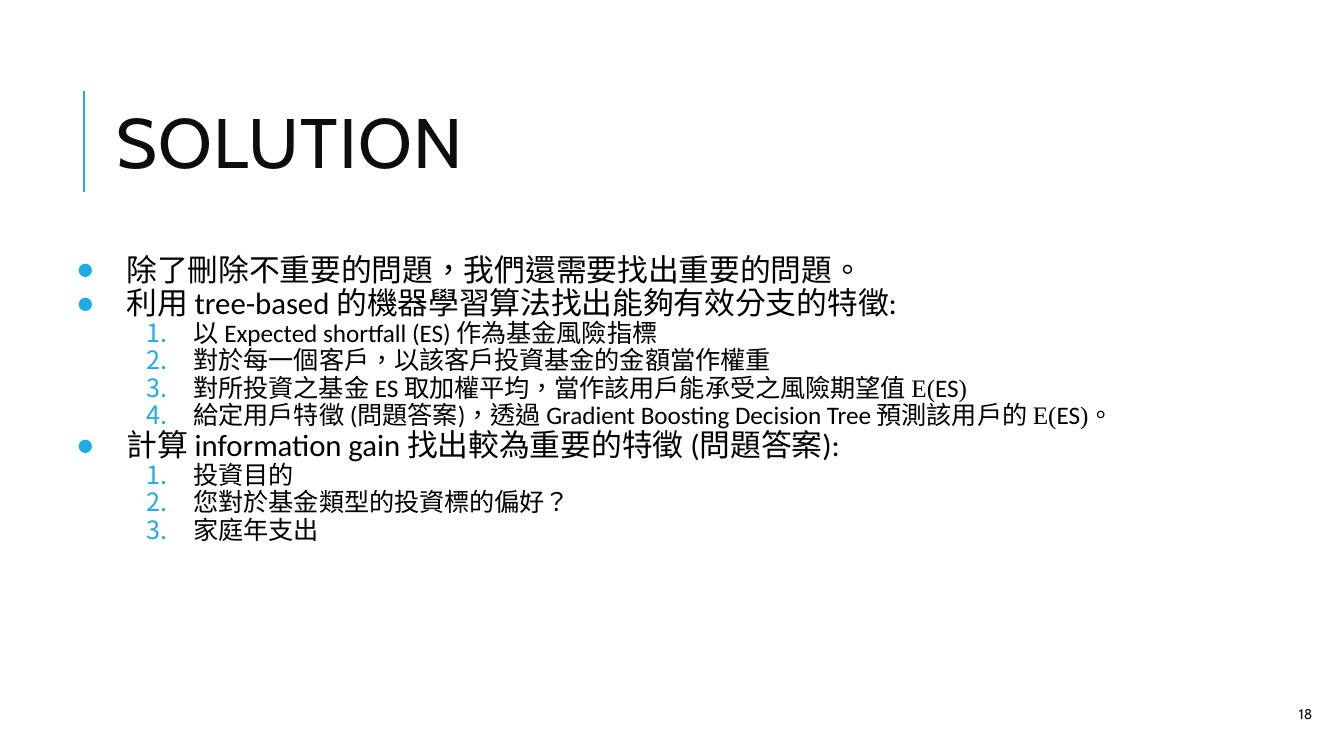
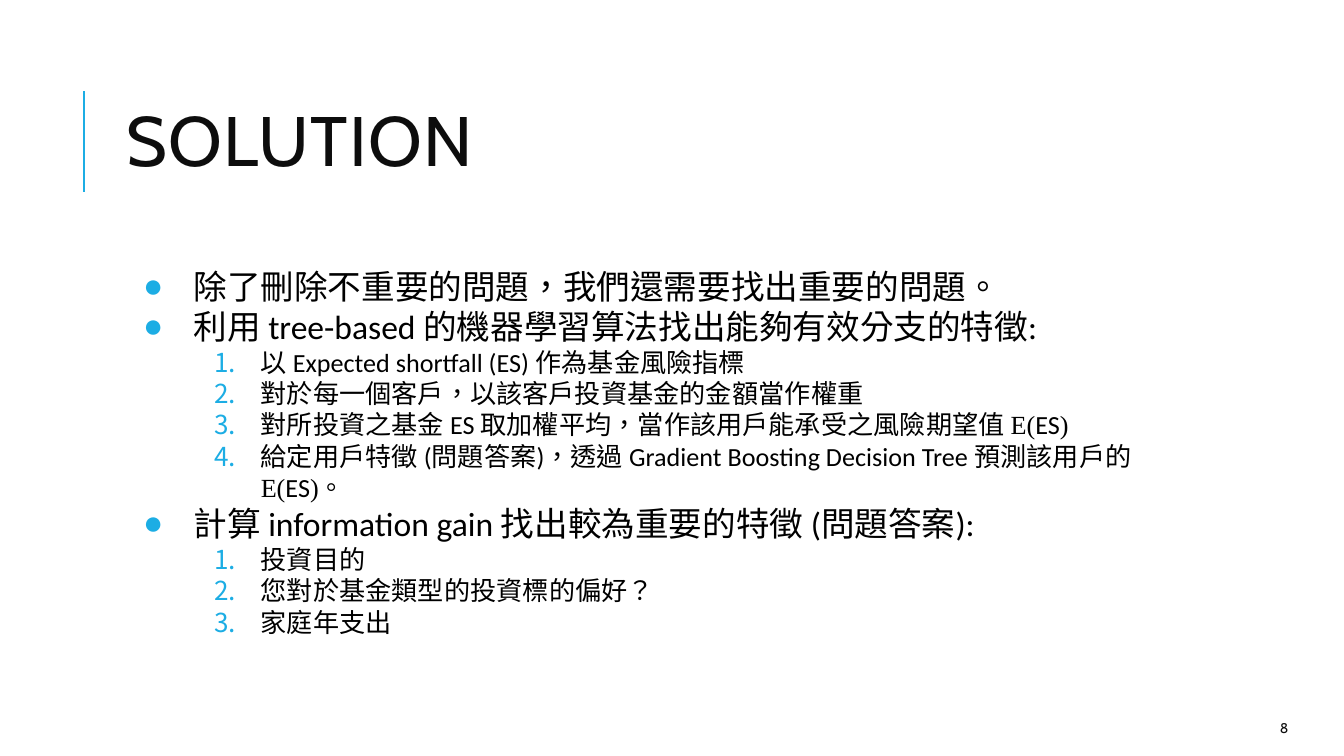
Before and after one commit to thtang/Fintech-Text-Mining-and-Machine-Learning, a slide deck: slide 8 of final/Fintech_final.pptx (slide 18 before the commit). Drawn at 1344x756 pixels with LibreOffice and Linux fonts; fonts in the diff are those of the drawing. Boxes give left, top, right and bottom in pixels: in the first picture for what was removed or moved away, otherwise in the second. Text is boxed around its words. In the diff, an @@ line names an element or a change of style, - is before the commit and + after.

```diff
--- a/final/Fintech_final.pptx
+++ b/final/Fintech_final.pptx
@@ title "SOLUTION": place and size @@
-title "SOLUTION" at [116,118,463,169]
+title "SOLUTION" at [126,116,473,167]
@@ text "除了刪除不重要的問題，我們還需要找出重要的問題。": place and size @@
-text "除了刪除不重要的問題，我們還需要找出重要的問題。" at [126,255,1114,541]
+text "除了刪除不重要的問題，我們還需要找出重要的問題。" at [194,270,1131,634]
@@ text "除了刪除不重要的問題，我們還需要找出重要的問題。" at [194,270,1131,634]: size 16.5 to 18 pt in "除了刪除不重要的問題，我們還需要找出重要的問題。", "利用 tree-based 的機器學習算法找出能夠有效分支的特徵:", "計算 information gain 找出較為重要的特徵 (問題答案):"; size 13.5 to 14 pt in "以 Expected shortfall (ES) 作為基金風險指標", "對於每一個客戶，以該客戶投資基金的金額當作權重", "對所投資之基金 ES 取加權平均，當作該用戶能承受之風險期望值 E(ES)", "給定用戶特徵 (問題答案)，透過 Gradient Boosting Decision Tree 預測該用戶的 ..." and 3 more places; line spacing 0.9 to 1 @@
@@ page number at [1280,723,1289,733]: text changed @@
-18
+8
```
Also in this commit, not shown: 10 other slides changed, 1 slide added, 10 slides removed.
